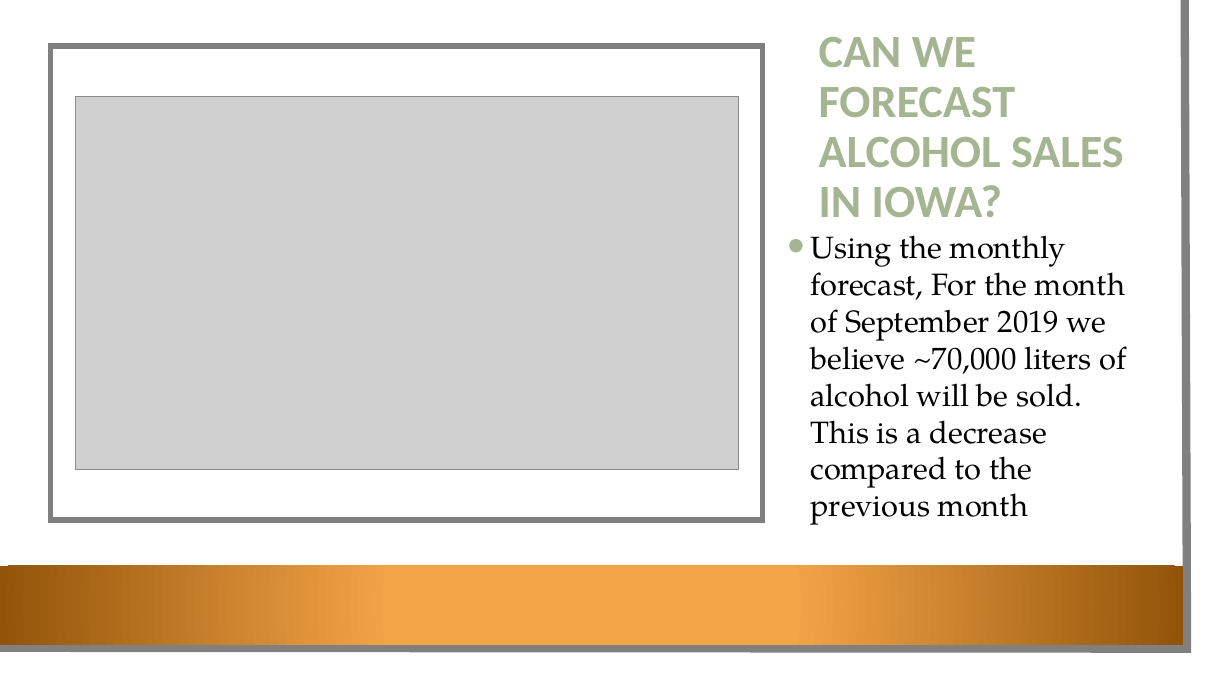
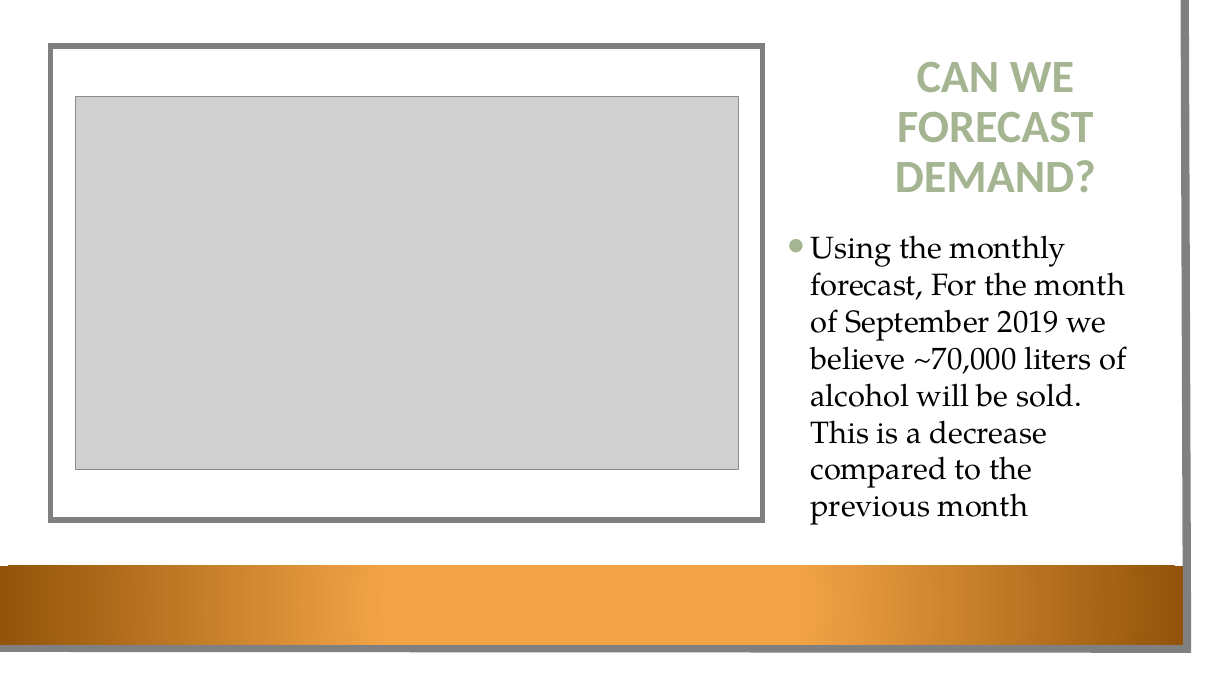
Before and after one commit to loriepeach1/project3_iowa, a slide deck: slide 16 of other/presentation.pptx. Drawn at 1232x693 pixels with LibreOffice and Linux fonts; fonts in the diff are those of the drawing; grey boxes stand for pictures; background and template pictures are left out. Boxes give left, top, right and bottom in pixels: in the first picture for what was removed or moved away, otherwise in the second. Text is boxed around its words. In the diff, an @@ line names an element or a change of style, - is before the commit and + after.

```diff
--- a/other/presentation.pptx
+++ b/other/presentation.pptx
@@ title at [895,62,1096,192]: text changed @@
-CAN WE FORECAST ALCOHOL SALES IN IOWA?
+CAN WE FORECAST DEMAND?
```
Also in this commit, not shown: 1 other slide changed, 2 slides added, 1 slide removed, 2 other files.
